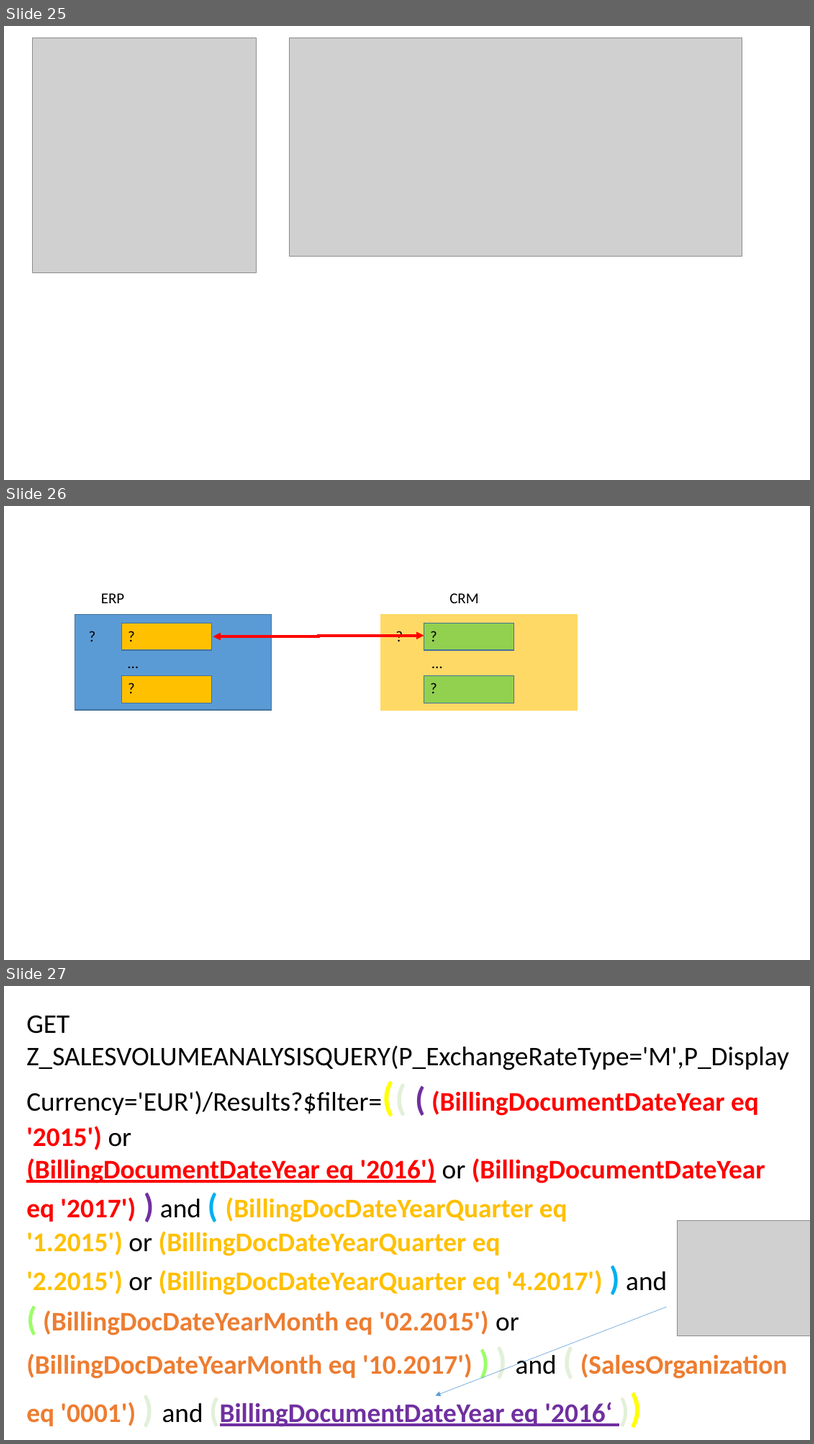
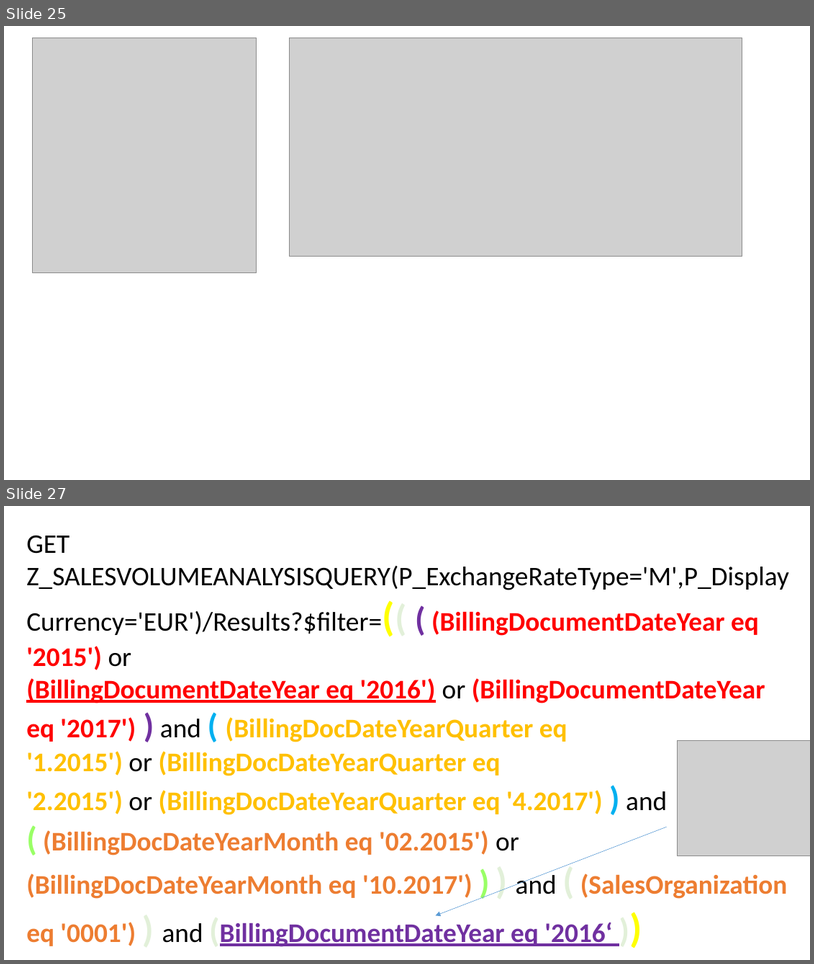
Before and after one commit to Aashish28/jerryslide, a slide deck: Jerry.pptx. Shown one above the other, each under a label of ours: slides 25, 26 and 27 before the commit, slides 25 and 27 after it; the slides between them are not shown. The pictures are 814x1444 and 814x964 pixels, drawn with LibreOffice and Linux fonts; fonts in the diff are those of the drawing; grey boxes stand for pictures. Boxes give left, top, right and bottom in pixels: in the first picture for what was removed or moved away, otherwise in the second. Text is boxed around its words. In the diff, an @@ line names an element or a change of style, - is before the commit and + after.

```diff
--- a/Jerry.pptx
+++ b/Jerry.pptx
@@ slide 26 removed at (4, 506, 810, 960), background #FFFFFF @@
@@ text removed at (101, 593, 124, 603) @@
-ERP
@@ text removed at (450, 593, 478, 603) @@
-CRM
@@ rectangle removed at (75, 614, 272, 710) @@
@@ text removed at (82, 624, 134, 648) @@
-?
@@ rectangle removed at (122, 623, 211, 650) @@
@@ text removed at (122, 624, 188, 648) @@
-?
@@ rectangle removed at (381, 614, 578, 710) @@
@@ text removed at (390, 624, 462, 648) @@
-?
@@ rectangle removed at (424, 623, 514, 650) @@
@@ text removed at (424, 624, 479, 648) @@
-?
@@ text removed at (122, 650, 211, 675) @@
-…
@@ elbow double arrow removed from (214, 636) to (424, 636) @@
@@ text removed at (426, 650, 486, 675) @@
-…
@@ rectangle removed at (122, 675, 211, 703) @@
@@ text removed at (122, 675, 180, 700) @@
-?
@@ rectangle removed at (424, 675, 514, 703) @@
@@ text removed at (424, 675, 469, 700) @@
-?
```
Also in this commit, not shown: 1 slide added.
